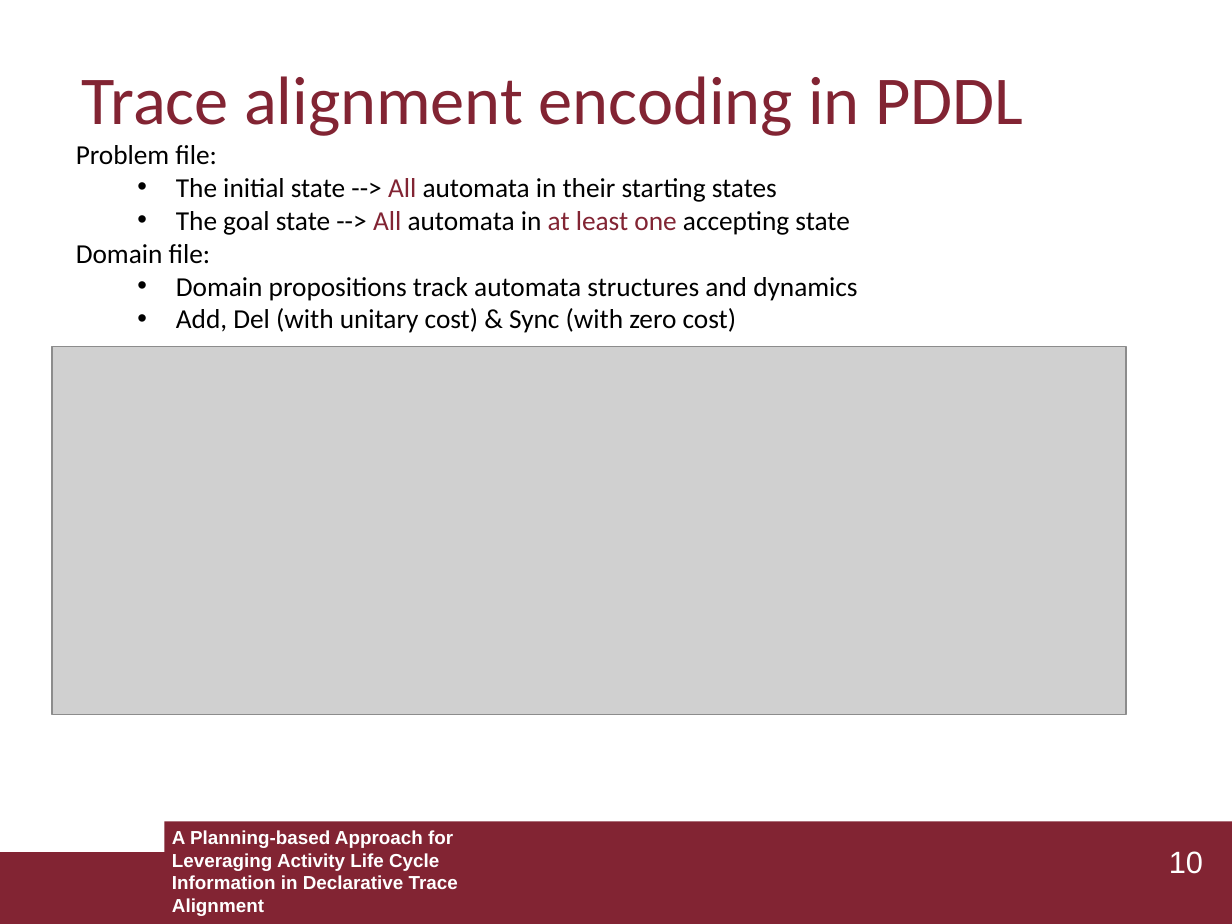
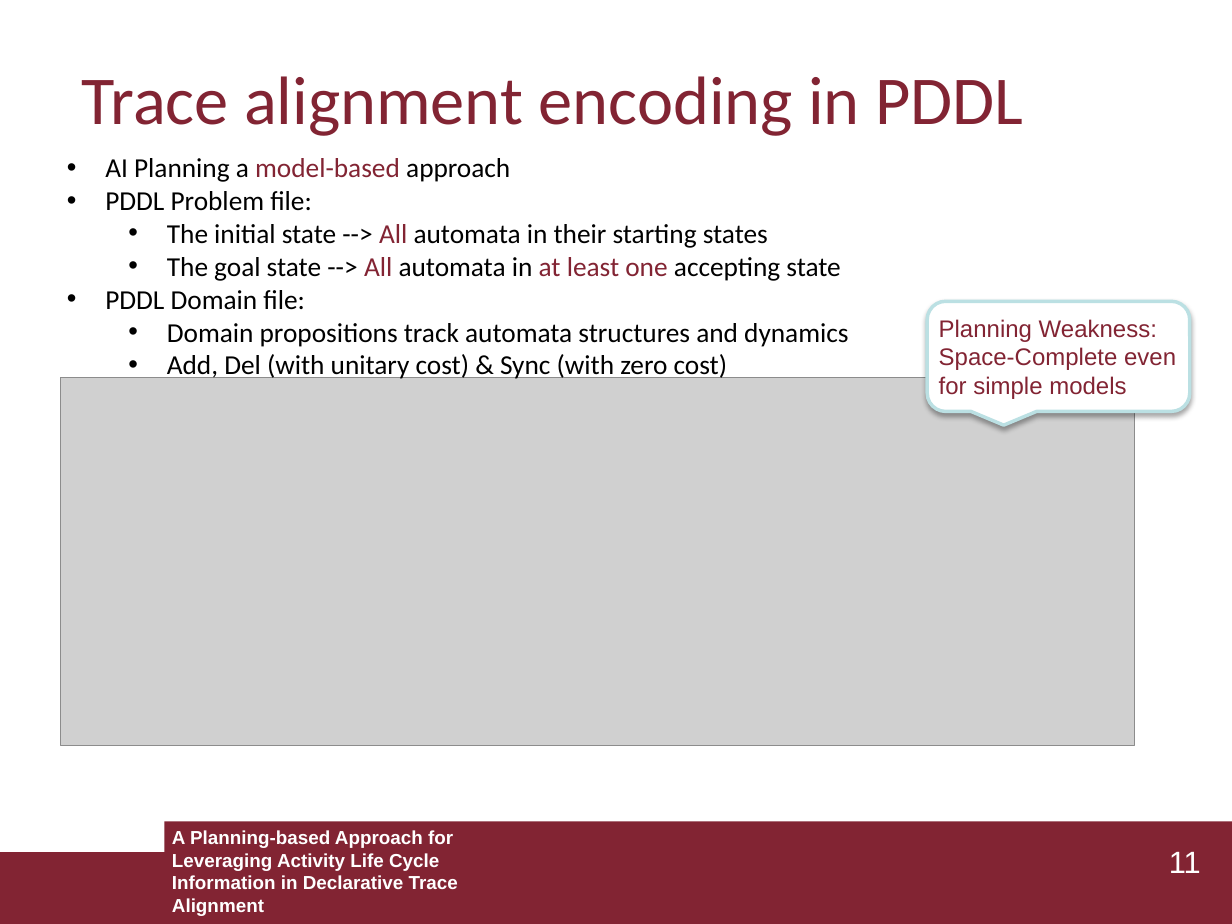
Before and after one commit to GianmarcoBordin/LifeCycleAligner, a slide deck: slide 11 of presentation/Thesis_presentation.pptx (slide 10 before the commit). Drawn at 1232x924 pixels with LibreOffice and Linux fonts; fonts in the diff are those of the drawing; grey boxes stand for pictures. Boxes give left, top, right and bottom in pixels: in the first picture for what was removed or moved away, otherwise in the second. Text is boxed around its words. In the diff, an @@ line names an element or a change of style, - is before the commit and + after.

```diff
--- a/presentation/Thesis_presentation.pptx
+++ b/presentation/Thesis_presentation.pptx
@@ text "AI Planning a model-based approach": place and size @@
-text "AI Planning a model-based approach" at box(76, 145, 857, 333)
+text "AI Planning a model-based approach" at box(105, 158, 848, 381)
@@ text at box(105, 158, 510, 210): text changed @@
-Problem file:
+• AI Planning a model-based approach
+• PDDL Problem file:
@@ text at box(105, 290, 305, 310): text changed @@
-Domain file:
+• PDDL Domain file:
@@ rounded speech box added at box(928, 302, 1190, 411), fill #FFFFFF, outline #BBE0E3 2 pt, 14 pt, text #822433 @@
+Planning Weakness:
+Space-Complete even for simple models
@@ picture: place and size @@
-picture at box(52, 346, 1126, 715)
+picture at box(60, 377, 1135, 745)
@@ page number at box(1169, 851, 1201, 873): text changed @@
-10
+11
```
Also in this commit, not shown: 10 other slides changed, 1 slide added, 1 slide removed, 1 other file.
